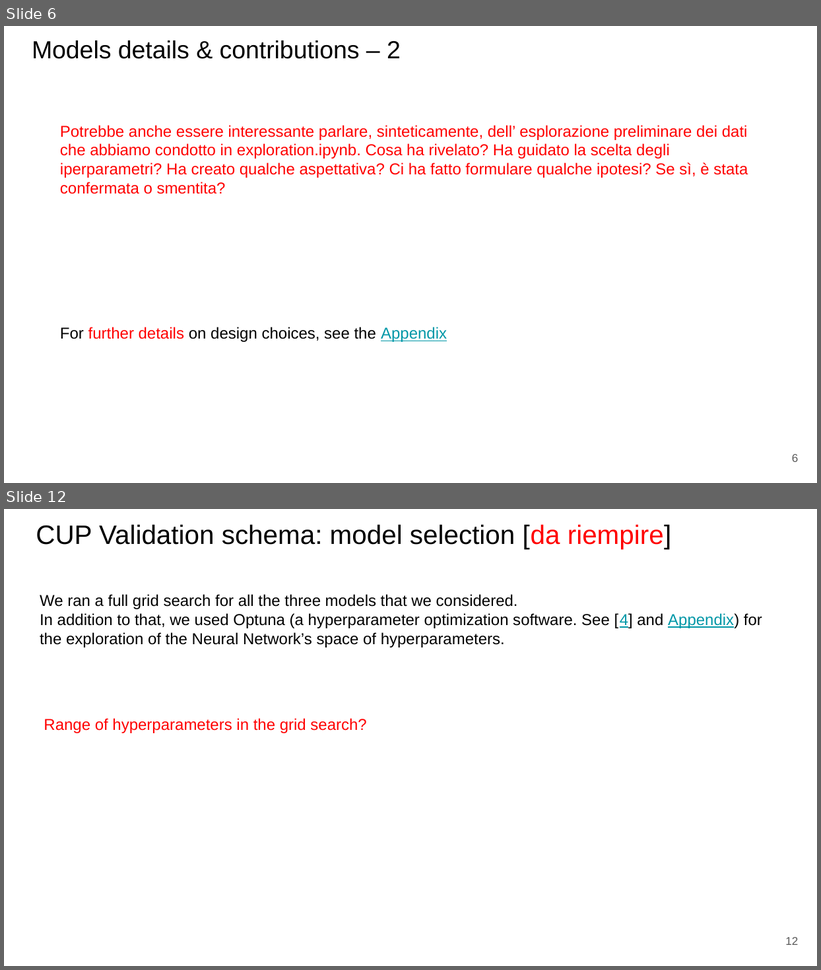
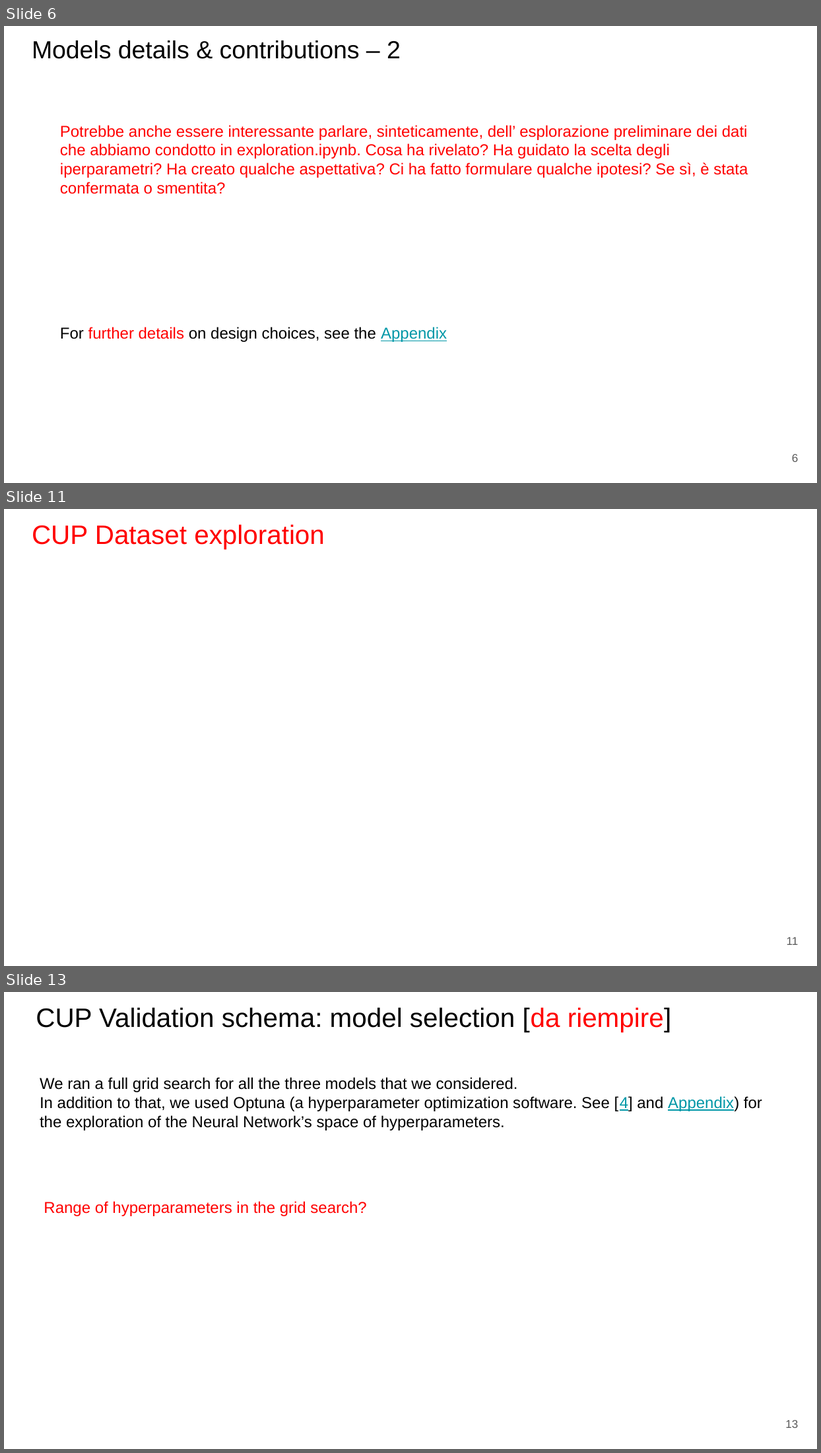
Before and after one commit to paolo-junior-mollica/machine-learning-project, a slide deck: relazione/ML-2023-PRJ-Slides-Demo.pptx. Shown one above the other, each under a label of ours: slides 6 and 12 before the commit, slides 6, 11 and 13 after it; the slides between them are not shown. The pictures are 821x970 and 821x1453 pixels, drawn with LibreOffice and Linux fonts; fonts in the diff are those of the drawing. Boxes give left, top, right and bottom in pixels: in the first picture for what was removed or moved away, otherwise in the second. Text is boxed around its words. In the diff, an @@ line names an element or a change of style, - is before the commit and + after.

```diff
--- a/relazione/ML-2023-PRJ-Slides-Demo.pptx
+++ b/relazione/ML-2023-PRJ-Slides-Demo.pptx
@@ slide 11 added at bbox=[4, 509, 817, 966], background #FFFFFF @@
@@ title added at bbox=[32, 524, 325, 549], 23.7 pt, text #FF0000 @@
+CUP Dataset exploration
@@ page number added at bbox=[787, 937, 799, 945], 10 pt, text #595959 @@
+11
@@ what was slide 12 is now slide 13 @@
@@ page number at bbox=[785, 1420, 798, 1428]: text changed @@
-12
+13
```
Also in this commit, not shown: 11 slides changed.
